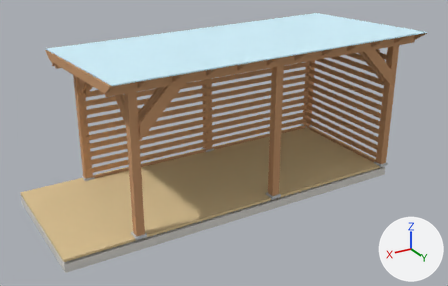
The glTF model pergola_final_model.glb: old version first, new version second.
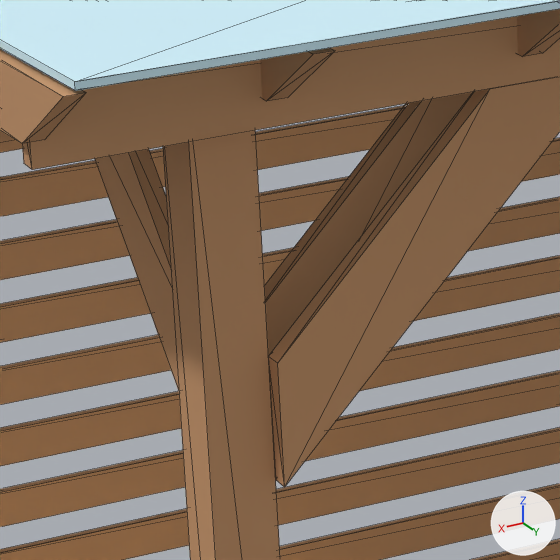
The first picture shows the older version from a camera (50 mm lens) standing at (5.22, 9.15, 5.27) and looking at (-0.15, 0.21, 0.79). The close-ups show the older and then the newer version on the part from 23% to 40% of the width and 26% to 53% of the height of that picture. Only the edits that show in the close-ups are written down. Arrows for +X, +Y and +Z are at lower right; the lights stay in place. The close-ups show mesh edges as thin lines. Where no turn or scale is listed for an object, it has been applied to the vertices.

In view in the first close-up: 'clear_polycarbonate_roof', 'glulam_post_140x140_2004_-1180', 'long_privacy_slat_10', 'long_privacy_slat_4', 'long_privacy_slat_5', 'long_privacy_slat_6', 'long_privacy_slat_7', 'long_privacy_slat_8', 'long_privacy_slat_9', 'paired_long_beam_-1180_-1272.5', 'upper_corner_brace_cross_760_2004_-1180', 'upper_corner_brace_long_760_2004_-1180_-1087.5', 'upper_corner_brace_long_760_2004_-1180_-1272.5' and 7 more.
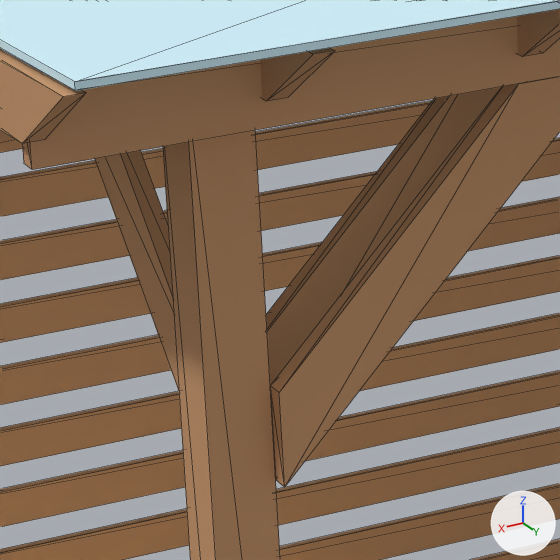
Diff of the bpy script that builds the scene:
```diff
--- a/pergola_final_model.glb.py
+++ b/pergola_final_model.glb.py
@@ me_upper_corner_brace_long_760_2004__1180__1272_5 @@
 me_upper_corner_brace_long_760_2004__1180__1272_5.from_pydata(...)  # 8 vertices, 12 faces; spans x 1.174..1.934, y 1.25..1.295, z 1.689..2.449
 # used by ob_upper_corner_brace_long_760_2004__1180__1272_5; location = (0.0, 0.0, 0.0)
-me_upper_corner_brace_long_760_2004__1180__1272_5.vertices[1].co = (1.934, 1.295, 1.958)  # pixel (277, 363)
-me_upper_corner_brace_long_760_2004__1180__1272_5.vertices[2].co = (1.443, 1.295, 2.449)  # pixel (490, 88)
-me_upper_corner_brace_long_760_2004__1180__1272_5.vertices[5].co = (1.443, 1.25, 2.449)
-me_upper_corner_brace_long_760_2004__1180__1272_5.vertices[6].co = (1.934, 1.25, 1.958)  # pixel (268, 356)
+# me_upper_corner_brace_long_760_2004__1180__1272_5 part 1
+me_upper_corner_brace_long_760_2004__1180__1272_5.vertices[1].co = (1.934, 1.295, 1.895)  # pixel (279, 392)
+me_upper_corner_brace_long_760_2004__1180__1272_5.vertices[2].co = (1.379, 1.295, 2.449)  # pixel (518, 83)
+me_upper_corner_brace_long_760_2004__1180__1272_5.vertices[5].co = (1.379, 1.25, 2.449)
+me_upper_corner_brace_long_760_2004__1180__1272_5.vertices[6].co = (1.934, 1.25, 1.895)  # pixel (270, 385)
 me_upper_corner_brace_long_760_2004__1180__1272_5.materials.append(mat_warm_wood)
@@ me_upper_corner_brace_long_760_2004__1180__1087_5 @@
 me_upper_corner_brace_long_760_2004__1180__1087_5.from_pydata(...)  # 8 vertices, 12 faces; spans x 1.174..1.934, y 1.065..1.11, z 1.689..2.449
 # used by ob_upper_corner_brace_long_760_2004__1180__1087_5; location = (0.0, 0.0, 0.0)
-me_upper_corner_brace_long_760_2004__1180__1087_5.vertices[1].co = (1.934, 1.11, 1.958)
-me_upper_corner_brace_long_760_2004__1180__1087_5.vertices[2].co = (1.443, 1.11, 2.449)
-me_upper_corner_brace_long_760_2004__1180__1087_5.vertices[5].co = (1.443, 1.065, 2.449)
-me_upper_corner_brace_long_760_2004__1180__1087_5.vertices[6].co = (1.934, 1.065, 1.958)
+# me_upper_corner_brace_long_760_2004__1180__1087_5 part 2
+me_upper_corner_brace_long_760_2004__1180__1087_5.vertices[1].co = (1.934, 1.11, 1.895)
+me_upper_corner_brace_long_760_2004__1180__1087_5.vertices[2].co = (1.379, 1.11, 2.449)
+me_upper_corner_brace_long_760_2004__1180__1087_5.vertices[5].co = (1.379, 1.065, 2.449)
+me_upper_corner_brace_long_760_2004__1180__1087_5.vertices[6].co = (1.934, 1.065, 1.895)
 me_upper_corner_brace_long_760_2004__1180__1087_5.materials.append(mat_warm_wood)
@@ me_upper_corner_brace_cross_760_2004__1180 @@
 me_upper_corner_brace_cross_760_2004__1180.from_pydata(...)  # 8 vertices, 12 faces; spans x 1.982..2.026, y 0.35..1.11, z 1.689..2.449
 # used by ob_upper_corner_brace_cross_760_2004__1180; location = (0.0, 0.0, 0.0)
-me_upper_corner_brace_cross_760_2004__1180.vertices[1].co = (1.982, 1.11, 1.958)
-me_upper_corner_brace_cross_760_2004__1180.vertices[2].co = (1.982, 0.619, 2.449)
-me_upper_corner_brace_cross_760_2004__1180.vertices[5].co = (2.026, 0.619, 2.449)
-me_upper_corner_brace_cross_760_2004__1180.vertices[6].co = (2.026, 1.11, 1.958)
+# me_upper_corner_brace_cross_760_2004__1180 part 3
+me_upper_corner_brace_cross_760_2004__1180.vertices[1].co = (1.982, 1.11, 1.895)
+me_upper_corner_brace_cross_760_2004__1180.vertices[2].co = (1.982, 0.555, 2.449)
+me_upper_corner_brace_cross_760_2004__1180.vertices[5].co = (2.026, 0.555, 2.449)
+me_upper_corner_brace_cross_760_2004__1180.vertices[6].co = (2.026, 1.11, 1.895)
 me_upper_corner_brace_cross_760_2004__1180.materials.append(mat_warm_wood)
```

Changed parts and their boxes [x1, y1, x2, y2] in the close-ups (560 x 560 px):
'upper_corner_brace_long_760_2004_-1180_-1272.5', reshaped
    before: [268, 76, 560, 487]
    after: [270, 76, 560, 487]
'upper_corner_brace_long_760_2004_-1180_-1087.5', reshaped
    before: [264, 92, 473, 356]
    after: [266, 87, 501, 385]
'upper_corner_brace_cross_760_2004_-1180', reshaped
    before: [95, 149, 179, 390]
    after: [95, 151, 179, 390]
